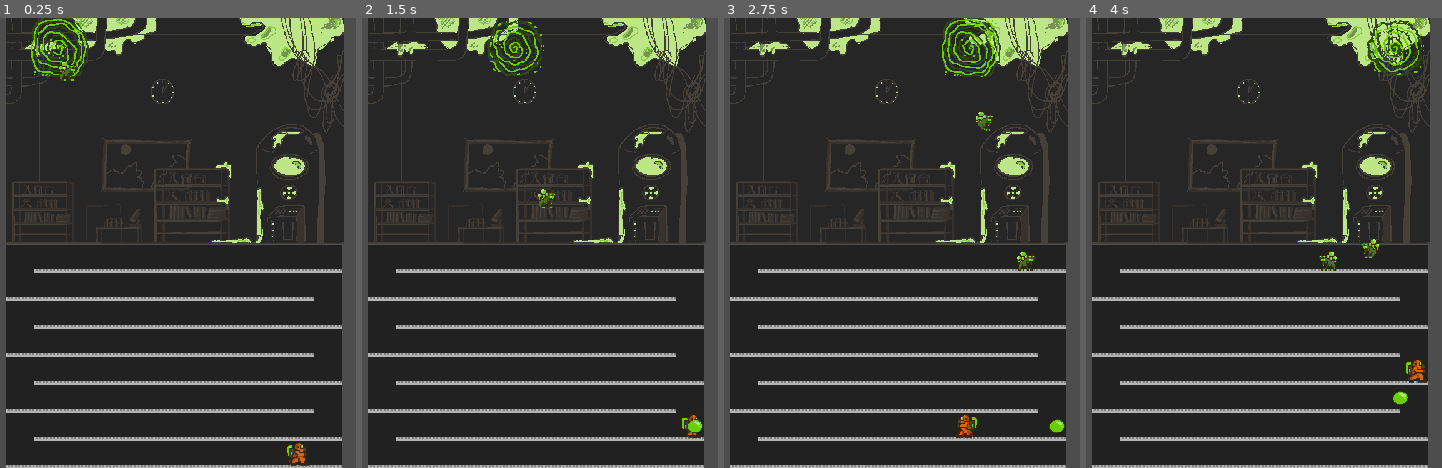
Above: before the commit, frames 1-4 (left to right).
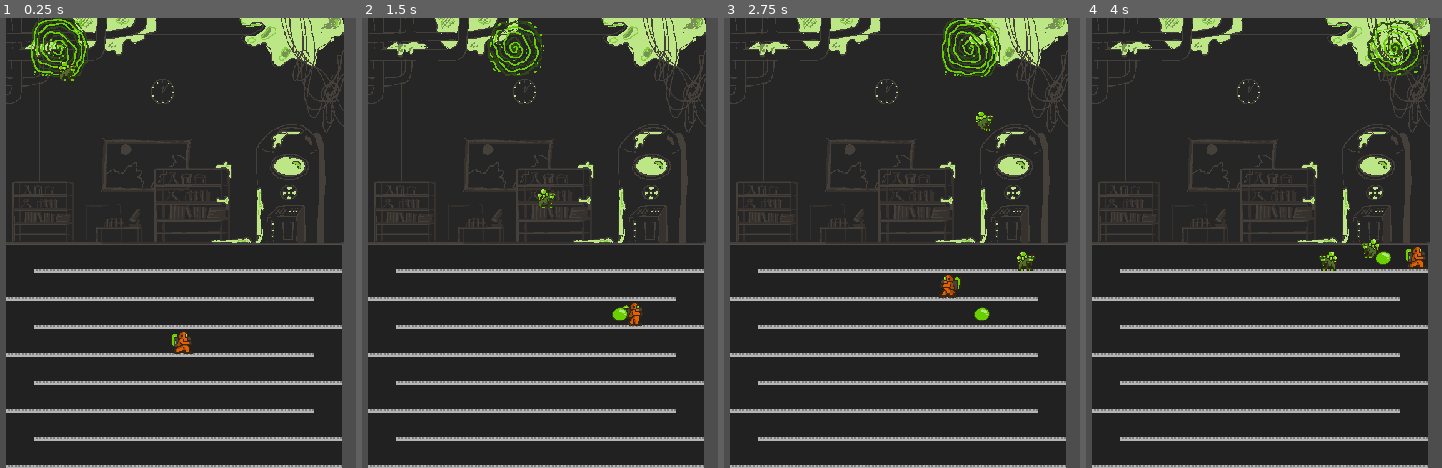
Above: after the commit, the same moments.

Repository: KrolPolski/Finnish-Game-Jam-2025
Game: Godot game, scene res://scenes/level_1.tscn
The game is run twice, just before and just after one commit, with the same random seed, the same clock (stepped at 60 frames per second) and the same inputs.
Inputs:
- Up to frame 1 (0.25 s): no input
- Up to frame 2 (1.5 s): tap Enter (enter_key) at 0.5, 0.6 s; hold D (move_right) from 0.53 s (still down); tap W (climb_up) at 0.77 s; tap Space (drop_bubble) at 1.35 s
- Up to frame 3 (2.75 s): tap W (climb_up) at 1.52 s; tap Enter (enter_key) at 1.55, 2.1 s; release D (move_right) at 2.03 s; hold A (move_left) from 2.03 s (still down)
- Up to frame 4 (4 s): release A (move_left) at 2.78 s; hold D (move_right) from 2.78 s (still down); tap Enter (enter_key) at 2.85, 3.8 s; tap W (climb_up) at 3.02, 3.77 s; tap Space (drop_bubble) at 3.6 s

The runs differ from the first frame. In frame 1, 0.3% of the frame differs, in the area x 48-87%, y 69-100%; in frame 2, 0.4%; in frame 3, 0.5%; in frame 4, 0.5%, in the area x 81-96%, y 50-86%.

Commit message:
Door fixed again, changed to area this time

Diff:
--- a/mob.gd
+++ b/mob.gd
@@ -56,8 +56,3 @@
 		set_collision_mask_value(2, false)
 		set_collision_mask_value(3, false)
 		set_collision_mask_value(5, false)
-
-
-func _on_door_area_body_entered(body: Node2D) -> void:
-	# change scene to game over
-	get_tree().paused = true
--- a/scenes/level_1.tscn
+++ b/scenes/level_1.tscn
@@ -189,7 +189,7 @@
 
 [node name="Player" type="CharacterBody2D" parent="."]
 top_level = true
-position = Vector2(833, 696)
+position = Vector2(648, 516)
 scale = Vector2(1.49528, 1.14788)
 collision_mask = 3
 script = ExtResource("6_dhlg7")
@@ -219,7 +219,6 @@
 
 [node name="Mob" parent="." groups=["enemy"] instance=ExtResource("4_mkim1")]
 position = Vector2(424, 46)
-collision_mask = 22
 
 [node name="Platform" type="ColorRect" parent="."]
 offset_left = 407.0
@@ -497,4 +496,4 @@
 
 [connection signal="area_entered" from="Player/player_area" to="Player" method="_on_player_area_area_entered"]
 [connection signal="area_exited" from="Player/player_area" to="Player" method="_on_player_area_area_exited"]
-[connection signal="body_entered" from="Door_area" to="Mob" method="_on_door_area_body_entered"]
+[connection signal="area_entered" from="Door_area" to="Door_area" method="_on_area_entered"]
--- a/scripts/door_area.gd
+++ b/scripts/door_area.gd
@@ -1 +1,6 @@
 extends Area2D
+
+
+func _on_area_entered(area: Area2D) -> void:
+	if area.is_in_group("mob"):
+		get_tree().paused = true
